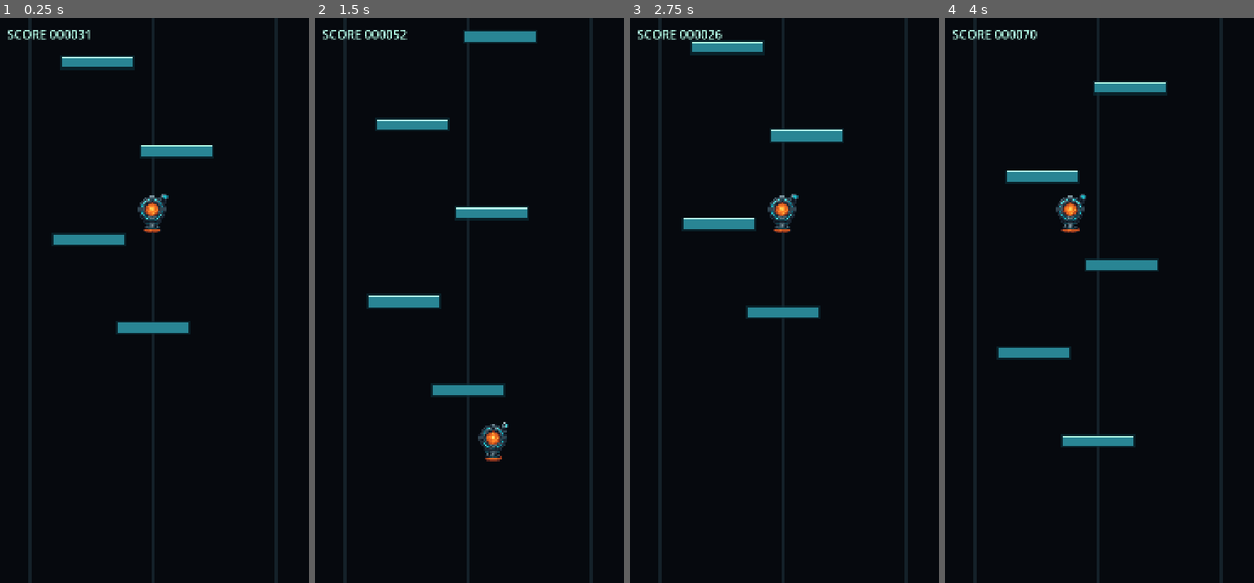
Above: before the commit, frames 1-4 (left to right).
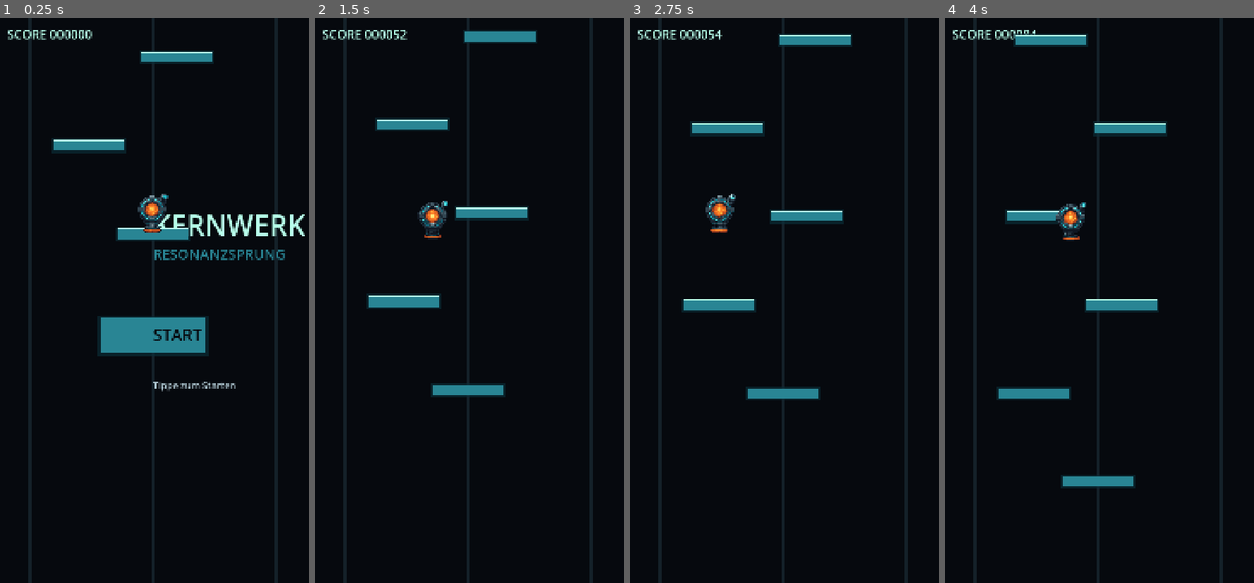
Above: after the commit, the same moments.

Repository: ScriptByFei/kernwerk-godot
Game: Godot game, scene res://scenes/game/game.tscn
Two runs of this game, one before a commit and one after it. Both use one fixed random seed, a clock stepped at 60 frames per second and the inputs below.
Inputs (mouse positions are in pixels of both pictures, inside the frame that each line leads up to):
- Up to frame 1 (0.25 s): no input
- Up to frame 2 (1.5 s): tap Enter at 0.5 s; move the mouse to (537, 272) at 0.52 s; hold D (move_right) 0.53-1.25 s; click (537, 272) at 0.67 s; drag from (404, 328) to (450, 413) at 1.27 s
- Up to frame 3 (2.75 s): move the mouse to (815, 176) at 2.02 s; hold A (move_left) from 2.03 s (still down); click (815, 176) at 2.17 s
- Up to frame 4 (4 s): release A (move_left) at 2.75 s; drag from (1080, 413) to (1003, 215) at 2.77 s; move the mouse to (1192, 385) at 3.52 s; hold D (move_right) from 3.53 s (still down); click (1192, 385) at 3.67 s

The runs differ from the first frame. In frame 1, 7.1% of the frame differs, in the area x 16-99%, y 2-67%; in frame 2, 0.8%; in frame 3, 6.0%; in frame 4, 6.8%.

Commit message:
feat: add start menu before gameplay

Diff:
--- /dev/null
+++ b/qa/start_menu_screenshot.gd
@@ -0,0 +1,17 @@
+extends SceneTree
+
+const Game = preload("res://scripts/game/game.gd")
+
+func _init() -> void:
+	var game := Game.new()
+	get_root().add_child(game)
+	await process_frame
+	await process_frame
+	# Capture the start menu before any tap.
+	var viewport := get_root()
+	var image := viewport.get_texture().get_image()
+	image.save_png("res://docs/assets/screenshots/start_menu.png")
+	print("SAVED start_menu.png")
+	game.queue_free()
+	await process_frame
+	quit(0)
--- a/scripts/game/game.gd
+++ b/scripts/game/game.gd
@@ -9,6 +9,7 @@
 var score := 0
 var difficulty := 0
 var is_game_over := false
+var is_started := false
 var _restart_timer := -1.0
 var _highest_y := START_Y
 var _death_check_armed := false
@@ -20,6 +21,9 @@
 	_create_camera()
 	_highest_y = jumper.global_position.y
 	_update_score()
+	# Hold the jumper on the start platform until the player taps to begin.
+	jumper.set_physics_process(false)
+	camera.set_physics_process(false)
 	queue_redraw()
 
 func _notification(what: int) -> void:
@@ -28,6 +32,8 @@
 
 func _process(delta: float) -> void:
 	queue_redraw()
+	if not is_started:
+		return
 	if jumper == null or camera == null:
 		return
 	if is_game_over:
@@ -107,7 +113,21 @@
 	_update_score()
 	queue_redraw()
 
+func _start_game() -> void:
+	if is_started:
+		return
+	is_started = true
+	jumper.set_physics_process(true)
+	camera.set_physics_process(true)
+	# Give the jumper an initial upward bounce so it leaves the start platform.
+	jumper.velocity.y = -JumpConfig.BASE_BOUNCE_SPEED
+	queue_redraw()
+
 func _unhandled_input(event: InputEvent) -> void:
+	if not is_started:
+		if _is_start_tap(event):
+			_start_game()
+		return
 	if jumper == null:
 		return
 	if event is InputEventMouseButton and event.button_index == MOUSE_BUTTON_LEFT:
@@ -129,6 +149,10 @@
 	elif event is InputEventKey:
 		_set_keyboard_intent()
 
+func _is_start_tap(event: InputEvent) -> bool:
+	return (event is InputEventMouseButton and event.pressed and event.button_index == MOUSE_BUTTON_LEFT) \
+		or (event is InputEventScreenTouch and event.pressed)
+
 func _set_horizontal_target(pointer_position: Vector2) -> void:
 	var canvas_to_world := get_viewport().get_canvas_transform().affine_inverse()
 	jumper.set_horizontal_target((canvas_to_world * pointer_position).x)
@@ -160,6 +184,54 @@
 			30,
 			Color(0.72, 0.82, 0.86)
 		)
+	if not is_started:
+		_draw_start_menu(visible_rect)
+
+func _draw_start_menu(visible_rect: Rect2) -> void:
+	var center := visible_rect.position + visible_rect.size * 0.5
+	# Title
+	draw_string(
+		ThemeDB.fallback_font,
+		center + Vector2(0.0, -220.0),
+		"KERNWERK",
+		HORIZONTAL_ALIGNMENT_CENTER,
+		-1.0,
+		96,
+		Color(0.72, 1.0, 0.92)
+	)
+	draw_string(
+		ThemeDB.fallback_font,
+		center + Vector2(0.0, -140.0),
+		"RESONANZSPRUNG",
+		HORIZONTAL_ALIGNMENT_CENTER,
+		-1.0,
+		48,
+		Color(0.16, 0.52, 0.58)
+	)
+	# Start button
+	var button_size := Vector2(360.0, 120.0)
+	var button_rect := Rect2(center - button_size * 0.5 + Vector2(0.0, 120.0), button_size)
+	draw_rect(button_rect.grow(7.0), Color(0.04, 0.18, 0.22, 0.65), true)
+	draw_rect(button_rect, Color(0.16, 0.52, 0.58), true)
+	draw_string(
+		ThemeDB.fallback_font,
+		button_rect.get_center() + Vector2(0.0, 18.0),
+		"START",
+		HORIZONTAL_ALIGNMENT_CENTER,
+		-1.0,
+		56,
+		Color(0.025, 0.035, 0.055)
+	)
+	# Hint
+	draw_string(
+		ThemeDB.fallback_font,
+		center + Vector2(0.0, 300.0),
+		"Tippe zum Starten",
+		HORIZONTAL_ALIGNMENT_CENTER,
+		-1.0,
+		32,
+		Color(0.72, 0.82, 0.86)
+	)
 
 func _get_visible_world_rect() -> Rect2:
 	var viewport_rect := get_viewport_rect()
Binary file added: docs/assets/screenshots/start_menu.png
